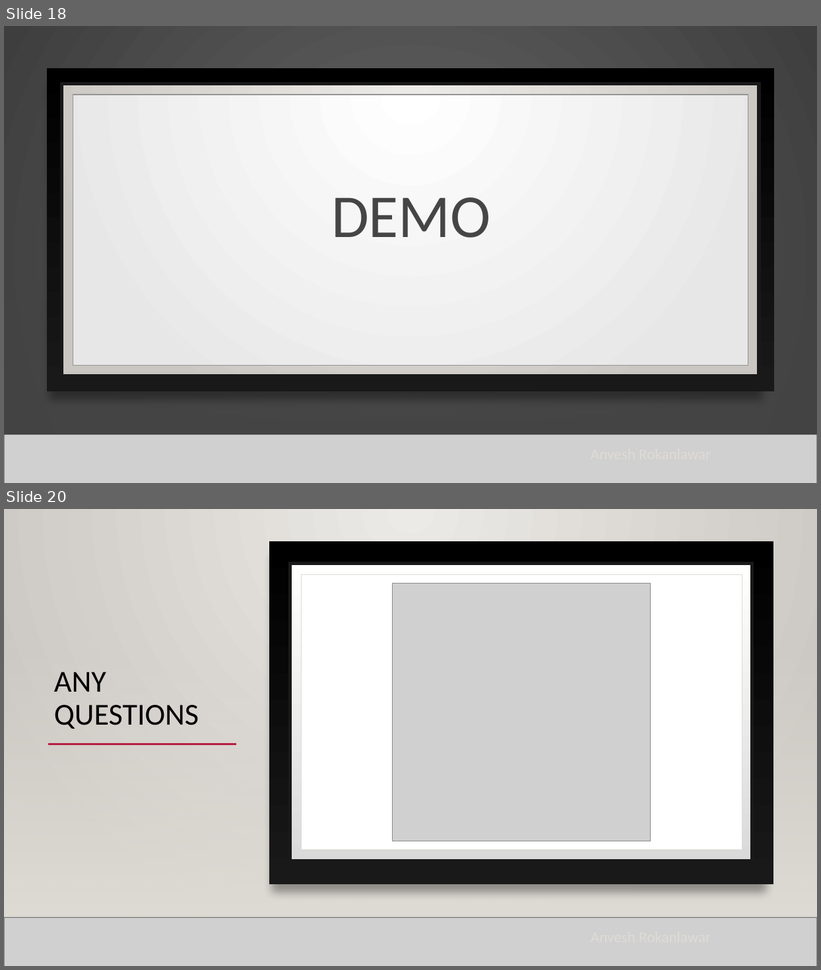
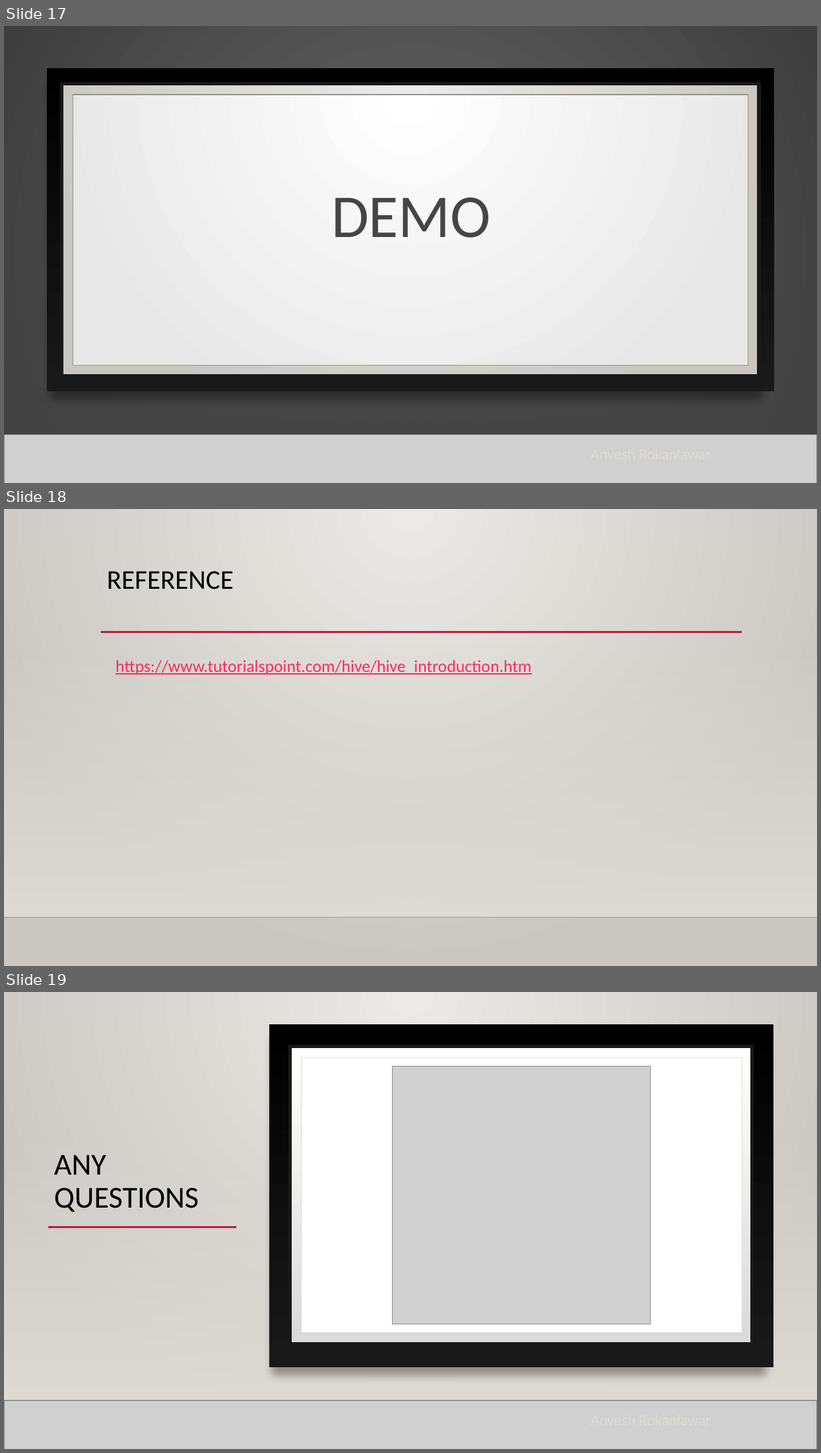
Before and after one commit to anveshrokanlawar/workshop-hive, a slide deck: Hive presentation.pptx. Shown one above the other, each under a label of ours: slides 18 and 20 before the commit, slides 17, 18 and 19 after it; the slides between them are not shown. The pictures are 821x970 and 821x1453 pixels, drawn with LibreOffice and Linux fonts; fonts in the diff are those of the drawing; grey boxes stand for pictures; background and template pictures are left out. Boxes give left, top, right and bottom in pixels: in the first picture for what was removed or moved away, otherwise in the second. Text is boxed around its words. In the diff, an @@ line names an element or a change of style, - is before the commit and + after.

Commit message:
Updated PPT

```diff
--- a/Hive presentation.pptx
+++ b/Hive presentation.pptx
@@ slide 18 added at [4,509,817,966], background gradient #ECEAE7 to #CAC7C1; not listed: 3 template elements that a slide beside it also shows @@
@@ title added at [107,571,234,590], 32 pt, text #000000 @@
+REFERENCE
@@ text added at [116,660,531,675], 20 pt, text #FA2B5C, underline @@
+https://www.tutorialspoint.com/hive/hive_introduction.htm
@@ what was slide 18 is now slide 17 @@
@@ what was slide 20 is now slide 19 @@
```
Also in this commit, not shown: 5 slides changed, 2 slides removed.
